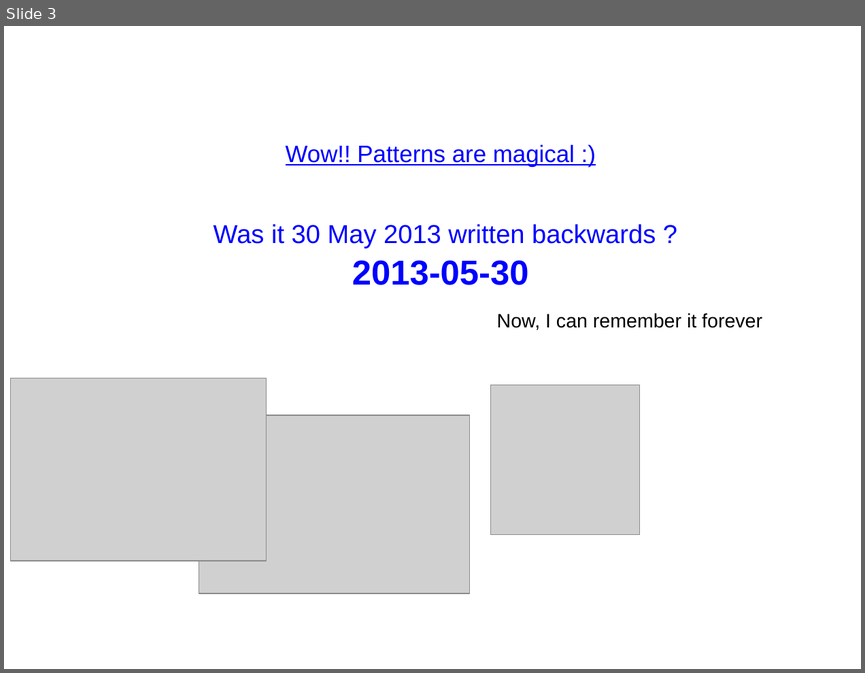
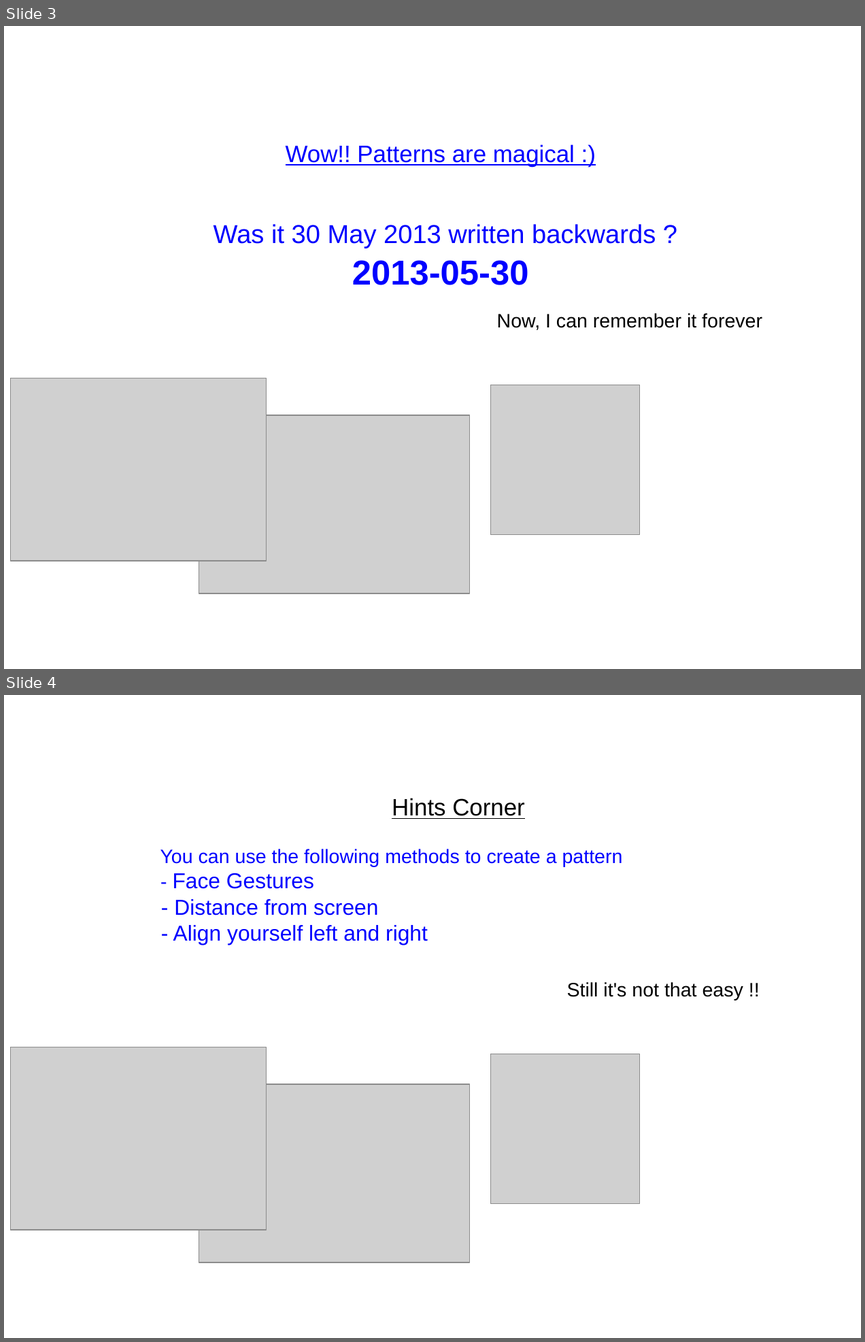
Before and after one commit to sachinjain024/derby, a slide deck: memoizr/img/Introduction.ppt. Shown one above the other, each under a label of ours: slide 3 before the commit, slides 3 and 4 after it. The pictures are 865x673 and 865x1342 pixels, drawn with LibreOffice and Linux fonts; fonts in the diff are those of the drawing; grey boxes stand for pictures; background and template pictures are left out. Boxes give left, top, right and bottom in pixels: in the first picture for what was removed or moved away, otherwise in the second. Text is boxed around its words. In the diff, an @@ line names an element or a change of style, - is before the commit and + after.

Commit message:
Hint slide added and Low level renamed to easy level on headerbar

```diff
--- a/memoizr/img/Introduction.ppt
+++ b/memoizr/img/Introduction.ppt
@@ slide 4 added at [4,695,861,1338], background picture (left out) @@
@@ text added at [160,798,623,944], 20 pt, text #0000FF @@
+Hints Corner
+You can use the following methods to create a pattern
+- Face Gestures
+- Distance from screen
+- Align yourself left and right
@@ text added at [567,982,743,1000], 18 pt, text #000000 @@
+Still it's not that easy !!
@@ picture added at [11,1047,266,1230] @@
@@ picture added at [491,1054,640,1204] @@
@@ picture added at [198,1084,470,1262] @@
```
Also in this commit, not shown: 3 other files.
